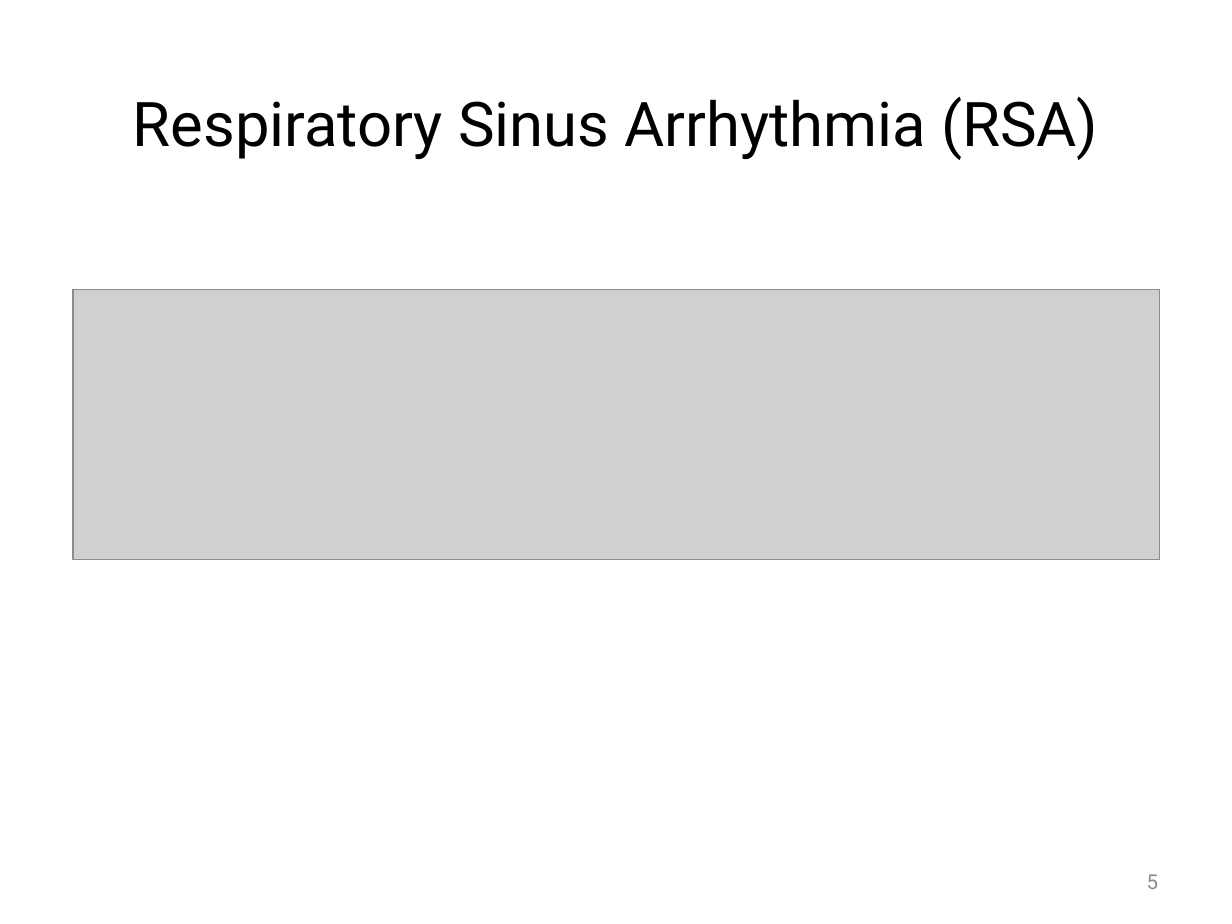
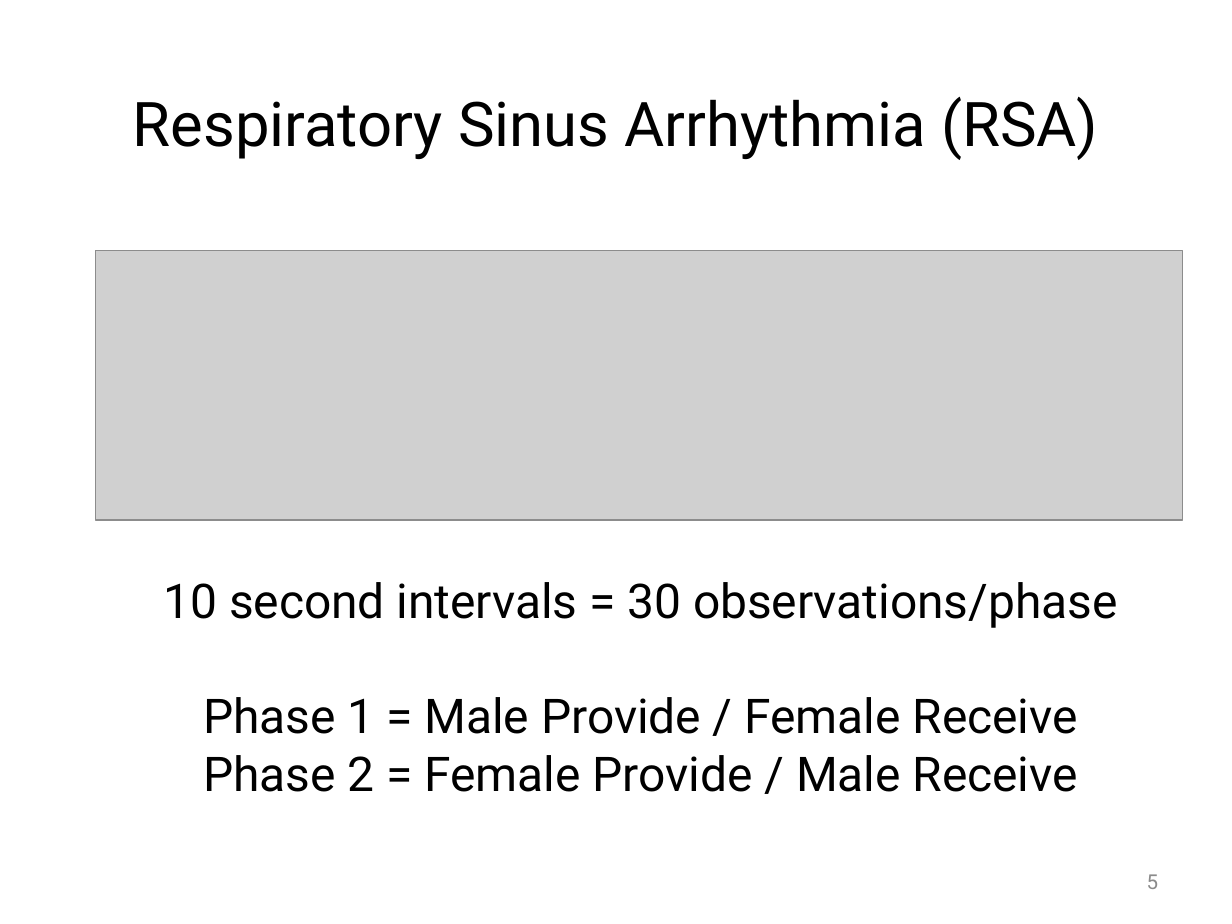
Before and after one commit to mayazrm/KZNB, a slide deck: slide 5 of DSM/Bolger_DSM_Report_from_the_Trenches_170601.pptx. Drawn at 1232x924 pixels with LibreOffice and Linux fonts; fonts in the diff are those of the drawing; grey boxes stand for pictures. Boxes give left, top, right and bottom in pixels: in the first picture for what was removed or moved away, otherwise in the second. Text is boxed around its words. In the diff, an @@ line names an element or a change of style, - is before the commit and + after.

```diff
--- a/DSM/Bolger_DSM_Report_from_the_Trenches_170601.pptx
+++ b/DSM/Bolger_DSM_Report_from_the_Trenches_170601.pptx
@@ picture: place and size @@
-picture at bbox=[73, 290, 1159, 559]
+picture at bbox=[96, 250, 1183, 520]
@@ text added at bbox=[163, 582, 1117, 792], 28 pt, text #000000 @@
+10 second intervals = 30 observations/phase
+Phase 1 = Male Provide / Female Receive
+Phase 2 = Female Provide / Male Receive
```
Also in this commit, not shown: 10 other slides changed, 7 slides added, 3 slides removed, 7 other files.
